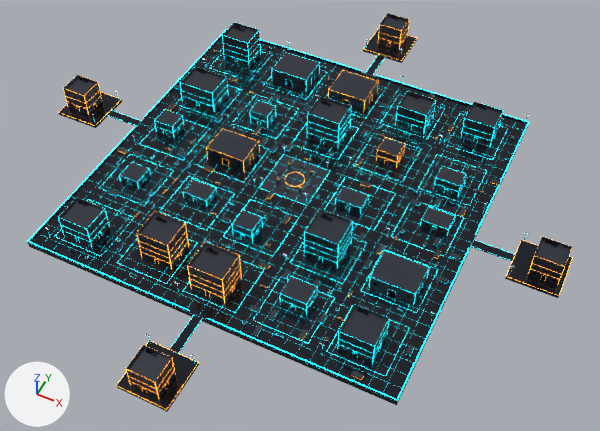
The glTF model data/arena/br_grid.glb, before and after one commit.
One viewpoint serves both versions: a 50 mm camera at (120.0, -235.0, 270.0) aimed at (9.0, -13.0, -7.0). The axes (+X, +Y, +Z) are drawn at lower left. The lights are the same throughout. The picture after the commit comes second. Vertices at exactly the same position are counted once.

The first picture shows 'Buildings', 'Cover', 'Ground', 'Trim'.
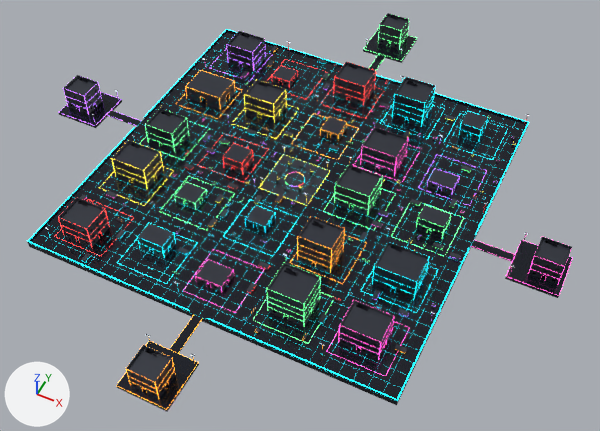
Edits to the bpy script that builds the scene:
```text
Add mat_trimpink:
    mat_trimpink = principled_material('TrimPink')
    mat_trimpink.base_color = (1.0, 0.08, 0.55)  # pink #ff50c4
    mat_trimpink.emission_color = (1.0, 0.08, 0.55)  # pink #ff50c4
    mat_trimpink.emission_strength = 3.0
Add mat_trimred:
    mat_trimred = principled_material('TrimRed')
    mat_trimred.base_color = (1.0, 0.05, 0.05)  # red #ff3f3f
    mat_trimred.emission_color = (1.0, 0.05, 0.05)  # red #ff3f3f
    mat_trimred.emission_strength = 3.0
Add mat_trimviolet:
    mat_trimviolet = principled_material('TrimViolet')
    mat_trimviolet.base_color = (0.5, 0.15, 1.0)  # purple #bc6cff
    mat_trimviolet.emission_color = (0.5, 0.15, 1.0)  # purple #bc6cff
    mat_trimviolet.emission_strength = 3.0
Add mat_trimyellow:
    mat_trimyellow = principled_material('TrimYellow')
    mat_trimyellow.base_color = (1.0, 0.82, 0.05)  # yellow #ffea3f
    mat_trimyellow.emission_color = (1.0, 0.82, 0.05)  # yellow #ffea3f
    mat_trimyellow.emission_strength = 3.0
Add mat_trimgreen:
    mat_trimgreen = principled_material('TrimGreen')
    mat_trimgreen.base_color = (0.15, 1.0, 0.3)  # green #6cff95
    mat_trimgreen.emission_color = (0.15, 1.0, 0.3)  # green #6cff95
    mat_trimgreen.emission_strength = 3.0
Change me_barrier_00:
    remove me_barrier_00.from_pydata(...)  # 21098 vertices, 40864 faces; spans x -122.0..122.0, y -122.0..122.0, z 0.0..15.0
    add me_barrier_00.from_pydata(...)  # 22624 vertices, 43870 faces; spans x -122.0..122.0, y -122.0..122.0, z 0.0..15.0
    me_barrier_00 part 1: the loose piece of 14 vertices spanning x 25.0..30.0, y -27.0..-26.0, z 14.0..15.0 is moved by (0.0, -32.0, 0.0)
    me_barrier_00 part 2: 572 loose pieces with 10220 vertices, spanning x -74.0..74.0, y -74.0..74.0, z 0.0..15.0, are deleted
    me_barrier_00 part 3: 288 vertices moved within x -74.0..73.0, y -70.0..72.0, z 0.0..14.0; 4685 vertices removed from x -74.0..74.0, y -74.0..74.0, z 0.0..14.0; 16376 vertices added at x -74.0..73.0, y -70.0..74.0, z 0.0..15.0
    other edits to the shape of me_barrier_00 do not show in these pictures
Change me_tower0_table0:
    remove me_tower0_table0.from_pydata(...)  # 1680 vertices, 2520 faces; spans x -119.0..119.0, y -116.0..116.0, z 0.0..3.0
    add me_tower0_table0.from_pydata(...)  # 1584 vertices, 2376 faces; spans x -119.0..119.0, y -116.0..116.0, z 0.0..3.0
    me_tower0_table0 part 4: the loose piece of 8 vertices spanning x -62.0..-58.0, y 48.0..50.0, z 0.0..2.0 is moved by (0.0, -18.0, 0.0), in mat_coverlow_001 (dark grey #3f3f48)
    me_tower0_table0 part 5: 137 loose pieces with 1096 vertices, spanning x -83.0..82.0, y -82.0..82.0, z 0.0..2.0, are deleted
    me_tower0_table0 part 6: 7 vertices moved within x -68.0..47.0, y -35.0..71.0, z 0.0..2.0; 94 vertices removed from x -70.0..84.0, y -80.0..71.0, z 0.0..2.0; 1078 vertices added at x -82.0..83.0, y -82.0..83.0, z 0.0..2.0
    other edits to the shape of me_tower0_table0 do not show in these pictures
Change me_trim_9:
    remove me_trim_9.from_pydata(...)  # 10891 vertices, 17784 faces; spans x -124.0..124.0, y -124.0..124.0, z 0.0..15.0
    add me_trim_9.from_pydata(...)  # 10896 vertices, 17880 faces; spans x -124.0..124.0, y -124.0..124.0, z 0.0..15.0
    me_trim_9 part 7: 597 loose pieces with 6417 vertices, spanning x -84.0..84.0, y -82.0..82.0, z 0.0..15.0, are deleted
    me_trim_9 part 8: 92 vertices moved within x -78.0..82.0, y -45.0..83.0, z 0.0..6.0; 344 vertices removed from x -70.0..81.0, y -80.0..71.0, z 0.0..15.0; 6582 vertices added at x -82.0..83.0, y -82.0..83.0, z 0.0..15.0
    me_trim_9 part 9: 288 faces spanning x -76.0..51.0, y -103.0..51.0, z 0.0..6.0 switch from mat_trimcyan (cyan #00edff, glowing cyan #00edff) to mat_trimorange (orange #ffa627, glowing orange #ffa627)
    me_trim_9 part 10: 278 faces spanning x -78.0..103.0, y -76.0..65.0, z 0.0..6.0 switch from mat_trimcyan (cyan #00edff, glowing cyan #00edff) to mat_trimpink (pink #ff50c4, glowing pink #ff50c4)
    me_trim_9 part 11: 422 faces spanning x -76.0..76.0, y -76.0..103.0, z 0.0..6.0 switch from mat_trimcyan (cyan #00edff, glowing cyan #00edff) to mat_trimgreen (green #6cff95, glowing green #6cff95)
    me_trim_9 part 12: 370 faces spanning x -103.0..83.0, y -45.0..76.0, z 0.0..6.0 switch from mat_trimcyan (cyan #00edff, glowing cyan #00edff) to mat_trimviolet (purple #bc6cff, glowing purple #bc6cff)
    me_trim_9 part 13: 500 faces spanning x -76.0..83.0, y -76.0..83.0, z 0.0..12.0 switch from mat_trimcyan (cyan #00edff, glowing cyan #00edff) to mat_trimred (red #ff3f3f, glowing red #ff3f3f)
    me_trim_9 part 14: 242 faces spanning x -76.0..12.0, y -44.0..49.0, z 0.0..6.0 switch from mat_trimcyan (cyan #00edff, glowing cyan #00edff) to mat_trimyellow (yellow #ffea3f, glowing yellow #ffea3f)
    me_trim_9 part 15: 444 faces spanning x -4.0..124.0, y -11.0..54.0, z 0.0..12.0 switch from mat_trimorange (orange #ffa627, glowing orange #ffa627) to mat_trimpink (pink #ff50c4, glowing pink #ff50c4)
    me_trim_9 part 16: 388 faces spanning x -11.0..11.0, y -5.0..124.0, z 0.0..12.0 switch from mat_trimorange (orange #ffa627, glowing orange #ffa627) to mat_trimgreen (green #6cff95, glowing green #6cff95)
    me_trim_9 part 17: 396 faces spanning x -124.0..3.0, y -11.0..11.0, z 0.0..12.0 switch from mat_trimorange (orange #ffa627, glowing orange #ffa627) to mat_trimviolet (purple #bc6cff, glowing purple #bc6cff)
    other edits to the shape of me_trim_9 do not show in these pictures
```

Where the change shows, as pixel boxes (x1, y1, x2, y2) in the pictures (600 x 431 px; the box of a moved part takes in the faces that stretch with it):
'Cover', reshaped
    before: (84, 47, 515, 381)
    after: (80, 46, 516, 354)
part 1 of me_barrier_00, moved or reshaped
    before: (320, 215, 333, 221)
    after: (284, 270, 298, 276)
part 2 of me_barrier_00, deleted
    before: (120, 22, 503, 360)
part 3 of me_barrier_00, reshaped
    before: (137, 26, 490, 363)
    after: (112, 31, 488, 359)
part 4 of me_tower0_table0, moved or reshaped (not visible afterwards)
    before: (228, 75, 238, 82)
part 5 of me_tower0_table0, deleted
    before: (84, 47, 508, 381)
part 6 of me_tower0_table0, built on
    before: (108, 114, 501, 357)
    after: (80, 46, 516, 354)
part 7 of me_trim_9, deleted
    before: (110, 22, 507, 379)
part 8 of me_trim_9, built on
    before: (119, 58, 526, 356)
    after: (84, 34, 526, 359)
part 9 of me_trim_9, recoloured
    both: (149, 88, 367, 364)
part 10 of me_trim_9, recoloured
    both: (184, 106, 526, 376)
part 11 of me_trim_9, recoloured
    both: (139, 47, 464, 344)
part 12 of me_trim_9, recoloured
    both: (93, 53, 512, 259)
part 13 of me_trim_9, recoloured
    before: (54, 71, 384, 256)
    after: (54, 61, 384, 256)
part 14 of me_trim_9, recoloured
    before: (99, 97, 330, 206)
    after: (99, 104, 330, 206)
part 15 of me_trim_9, recoloured
    both: (291, 138, 573, 296)
part 16 of me_trim_9, recoloured
    both: (285, 20, 416, 182)
part 17 of me_trim_9, recoloured
    both: (59, 77, 296, 187)
